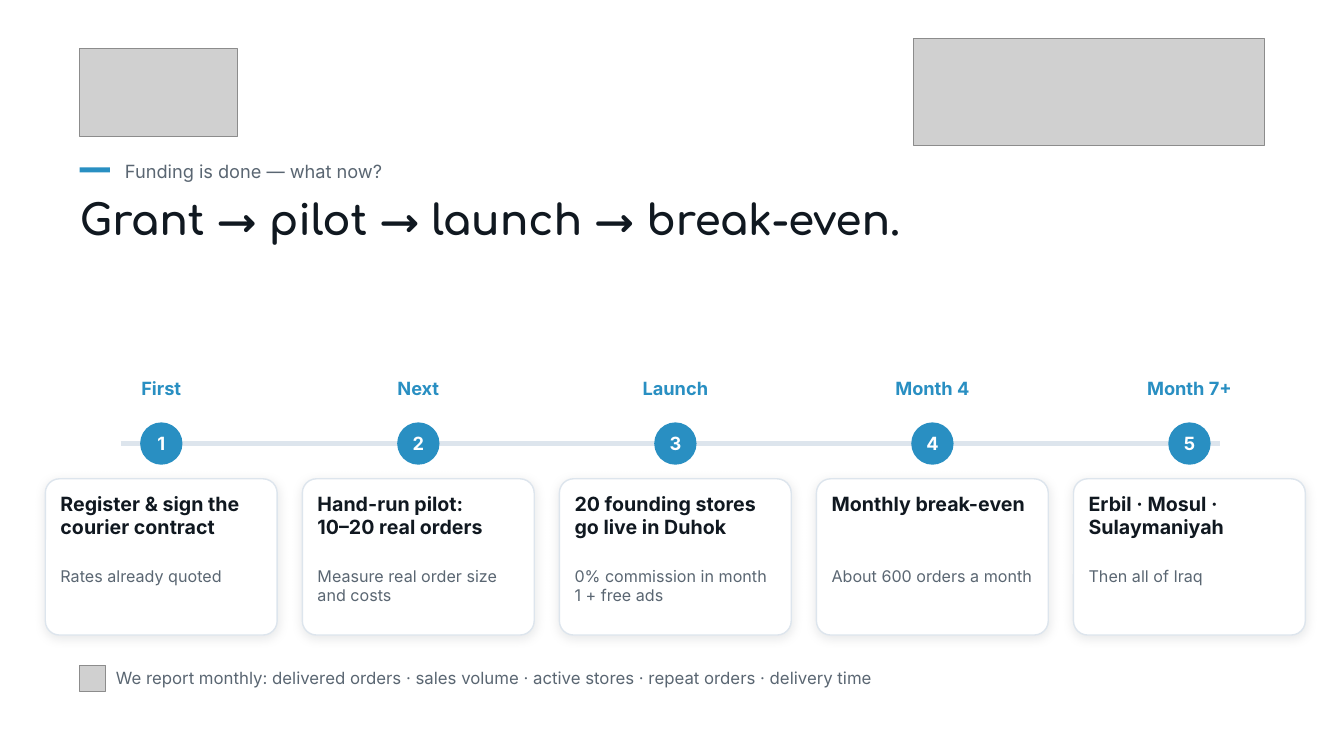
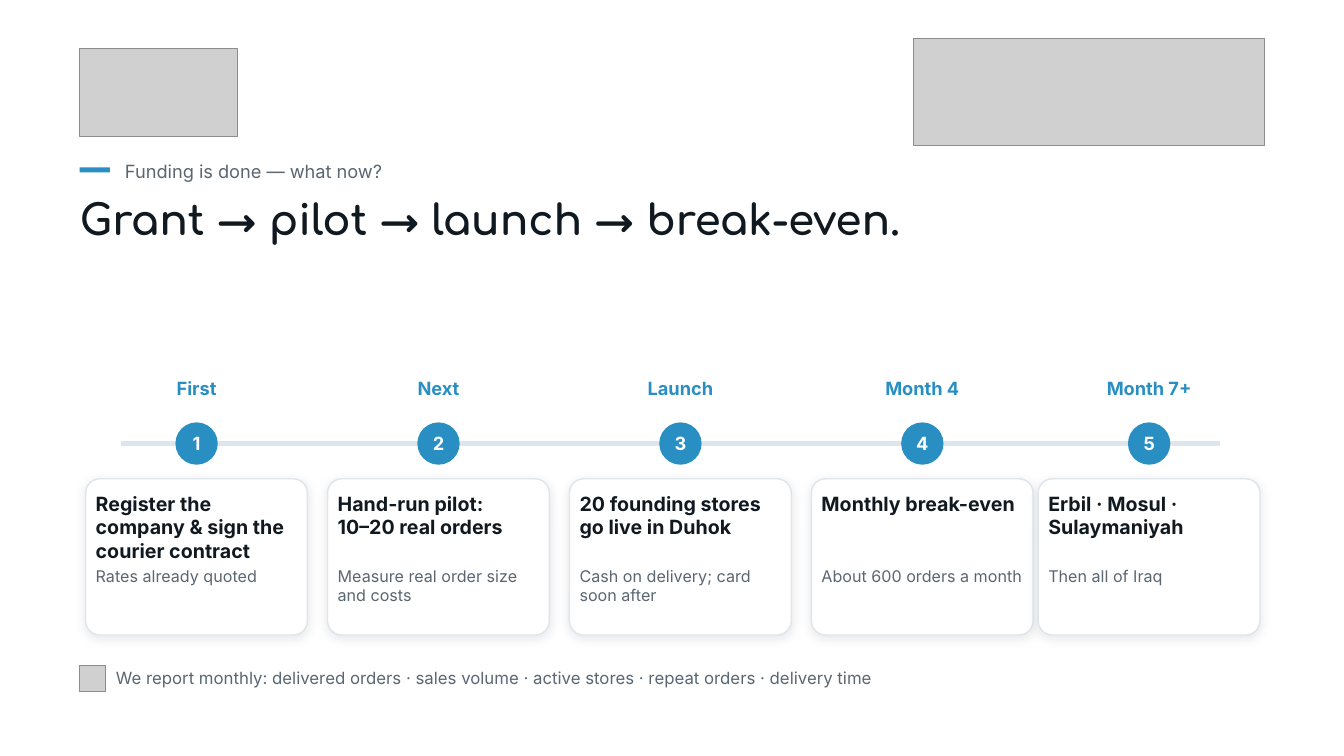
Before and after one commit to shakerbr/cheapify, a slide deck: slide 14 of presentation/Cheapify-GIZ-Pitch.pptx (slide 13 before the commit). Drawn at 1344x756 pixels with LibreOffice and Linux fonts; fonts in the diff are those of the drawing; grey boxes stand for pictures. Boxes give left, top, right and bottom in pixels: in the first picture for what was removed or moved away, otherwise in the second. Text is boxed around its words. In the diff, an @@ line names an element or a change of style, - is before the commit and + after.

```diff
--- a/presentation/Cheapify-GIZ-Pitch.pptx
+++ b/presentation/Cheapify-GIZ-Pitch.pptx
@@ text "First": place and size @@
-text "First" at <box>141,381,181,395</box>
+text "First" at <box>177,381,217,395</box>
@@ text "Next": place and size @@
-text "Next" at <box>397,381,439,395</box>
+text "Next" at <box>418,381,460,395</box>
@@ text "Launch": place and size @@
-text "Launch" at <box>643,381,708,395</box>
+text "Launch" at <box>648,381,713,395</box>
@@ text "Month 4": place and size @@
-text "Month 4" at <box>895,381,969,395</box>
+text "Month 4" at <box>885,381,959,395</box>
@@ text "Month 7+": place and size @@
-text "Month 7+" at <box>1147,381,1232,395</box>
+text "Month 7+" at <box>1107,381,1191,395</box>
@@ 2 texts, 1 ellipse: place and size @@
-2 texts, 1 ellipse at <box>60,422,221,586</box>
+2 texts, 1 ellipse at <box>96,422,256,586</box>
@@ text "2": place and size @@
-text "2" at <box>413,436,424,450</box>
+text "2" at <box>433,436,444,450</box>
@@ ellipse: place and size @@
-ellipse at <box>397,422,440,465</box>
+ellipse at <box>417,422,460,465</box>
@@ text "3": place and size @@
-text "3" at <box>670,436,682,450</box>
+text "3" at <box>675,436,687,450</box>
@@ ellipse: place and size @@
-ellipse at <box>654,422,697,465</box>
+ellipse at <box>659,422,702,465</box>
@@ text "4": place and size @@
-text "4" at <box>926,436,938,450</box>
+text "4" at <box>916,436,928,450</box>
@@ ellipse: place and size @@
-ellipse at <box>911,422,954,465</box>
+ellipse at <box>901,422,944,465</box>
@@ 3 texts, 1 ellipse: place and size @@
-3 texts, 1 ellipse at <box>1089,422,1224,586</box>
+3 texts, 1 ellipse at <box>1048,422,1183,586</box>
@@ rounded rectangle: place and size @@
-rounded rectangle at <box>45,479,277,635</box>
+rounded rectangle at <box>86,479,308,635</box>
@@ rounded rectangle: place and size @@
-rounded rectangle at <box>302,479,534,635</box>
+rounded rectangle at <box>328,479,549,635</box>
@@ rounded rectangle: place and size @@
-rounded rectangle at <box>560,479,791,635</box>
+rounded rectangle at <box>570,479,791,635</box>
@@ rounded rectangle: place and size @@
-rounded rectangle at <box>817,479,1049,635</box>
+rounded rectangle at <box>812,479,1033,635</box>
@@ rounded rectangle: place and size @@
-rounded rectangle at <box>1074,479,1306,635</box>
+rounded rectangle at <box>1038,479,1260,635</box>
@@ text at <box>96,496,284,559</box>: text changed @@
-Register & sign the courier contract
+Register the company & sign the courier contract
@@ text "Hand-run pilot:": place and size @@
-text "Hand-run pilot:" at <box>317,496,483,535</box>
+text "Hand-run pilot:" at <box>338,496,503,534</box>
@@ text "20 founding stores go live ...": place and size @@
-text "20 founding stores go live ..." at <box>575,496,756,539</box>
+text "20 founding stores go live ..." at <box>580,496,761,539</box>
@@ text "Monthly break-even": place and size @@
-text "Monthly break-even" at <box>832,496,1025,515</box>
+text "Monthly break-even" at <box>821,496,1014,515</box>
@@ text "Measure real order size and ...": place and size @@
-text "Measure real order size and ..." at <box>317,570,498,601</box>
+text "Measure real order size and ..." at <box>338,570,518,601</box>
@@ text "About 600 orders a month": place and size @@
-text "About 600 orders a month" at <box>832,570,1032,582</box>
+text "About 600 orders a month" at <box>821,570,1022,582</box>
@@ text at <box>580,570,751,601</box>: text changed @@
-0% commission in month 1 + free ads
+Cash on delivery; card soon after
```
Also in this commit, not shown: 9 other slides changed, 4 slides added, 2 slides removed, 31 other files.
